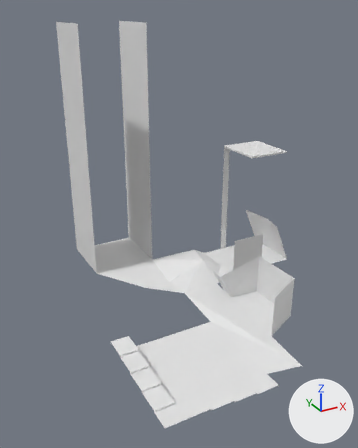
Renders of the OBJ model Zeldo/Content/Meshes/Demo_Physics.obj from each side of a commit.
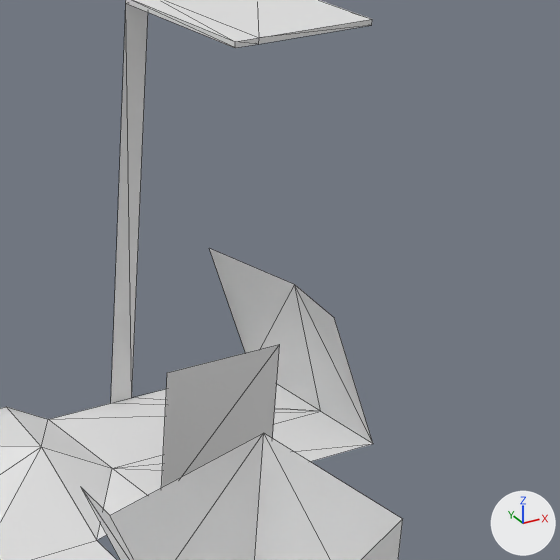
There are two pictures of each version: one whole from a 50 mm lens placed at (-25.8, -49.5, 32.7), pointed at (-1.4, -5.1, 10.5), one close up on the part from 54% to 93% of the width and 33% to 64% of the height. The lights are fixed; the arrows at lower right show +X, +Y and +Z. The close-ups show mesh edges as thin lines. Where no turn or scale is listed for an object, it has been applied to the vertices.

The first close-up shows 'Demo_Physics'.
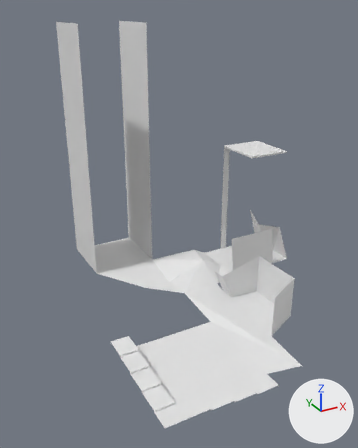
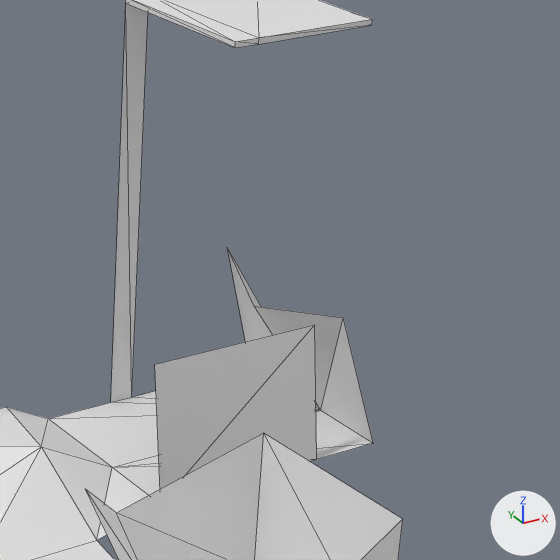
The change, as JSON lines over the scene's bpy script:
```json
{"block": "me_demo_physics", "where": "me_demo_physics.from_pydata(...)  # 96 vertices, 133 faces; spans x -12.0..16.3, y -22.0..13.0, z 0.0..31.0"}
{"block": "me_demo_physics", "where": "# used by ob_demo_physics; location = (0.0, 0.0, 0.0)"}
{"block": "me_demo_physics", "change": "me_demo_physics part 1"}
{"op": "set", "path": "me_demo_physics.vertices[16].co", "old": "(14.6, -0.8, 6.2)", "new": "(13.3, -0.4, 5.5)", "note": "pixel (294, 284) -> pixel (254, 306)"}
{"op": "set", "path": "me_demo_physics.vertices[17].co", "old": "(14.0, -3.7, 6.2)", "new": "(14.6, -3.5, 6.0)", "note": "pixel (334, 317) -> pixel (343, 317)"}
{"op": "set", "path": "me_demo_physics.vertices[18].co", "old": "(14.0, 3.3, 6.2)", "new": "(14.6, 3.0, 6.3)", "note": "pixel (209, 248) -> pixel (227, 247)"}
{"op": "set", "path": "me_demo_physics.vertices[19].co", "old": "(11.8, -3.7, 1.0)", "new": "(13.8, -3.7, 1.0)", "note": "not seen -> pixel (316, 459)"}
{"op": "set", "path": "me_demo_physics.vertices[20].co", "old": "(7.3, -3.7, 5.8)", "new": "(7.3, -3.0, 5.8)", "note": "pixel (167, 372) -> pixel (154, 364)"}
{"op": "set", "path": "me_demo_physics.vertices[21].co", "old": "(11.8, -3.7, 5.8)", "new": "(13.8, -3.0, 5.8)", "note": "pixel (279, 344) -> pixel (314, 324)"}
{"op": "set", "path": "me_demo_physics.vertices[27].co", "old": "(2.8, -7.5, 3.7)", "new": "(3.0, -7.5, 3.8)", "note": "pixel (109, 515) -> pixel (116, 512)"}
{"op": "set", "path": "me_demo_physics.vertices[31].co", "old": "(3.0, -5.5, 3.7)", "new": "(3.0, -5.8, 3.8)", "note": "pixel (80, 486) -> pixel (85, 488)"}
```

Pixel boxes [x1, y1, x2, y2] of what changed, in the close-ups (560 x 560 px; the box of a moved part takes in the faces that stretch with it):
```json
{"part": 1, "of": "me_demo_physics", "change": "moved or reshaped", "before": [81, 248, 373, 560], "after": [86, 248, 373, 560]}
```
